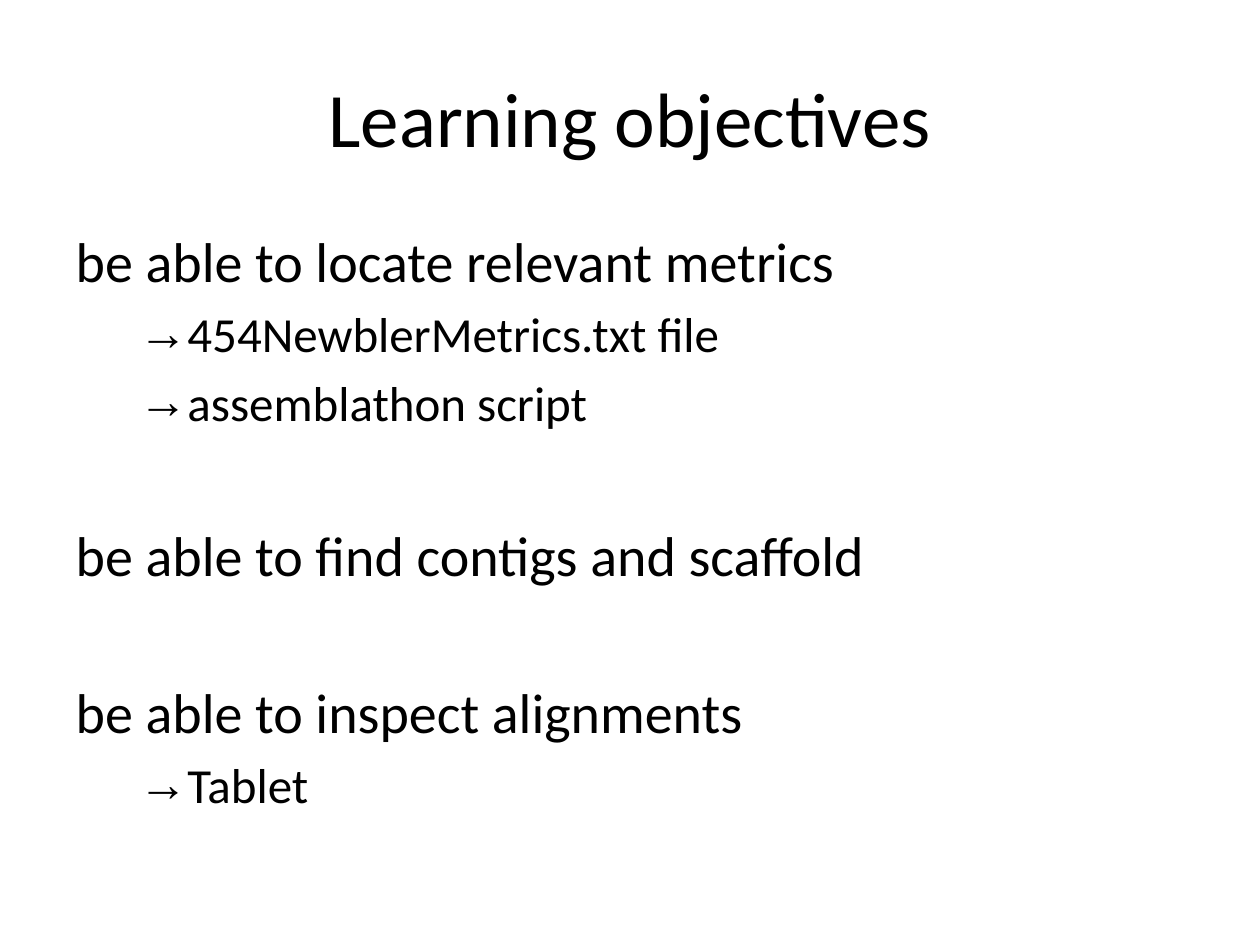
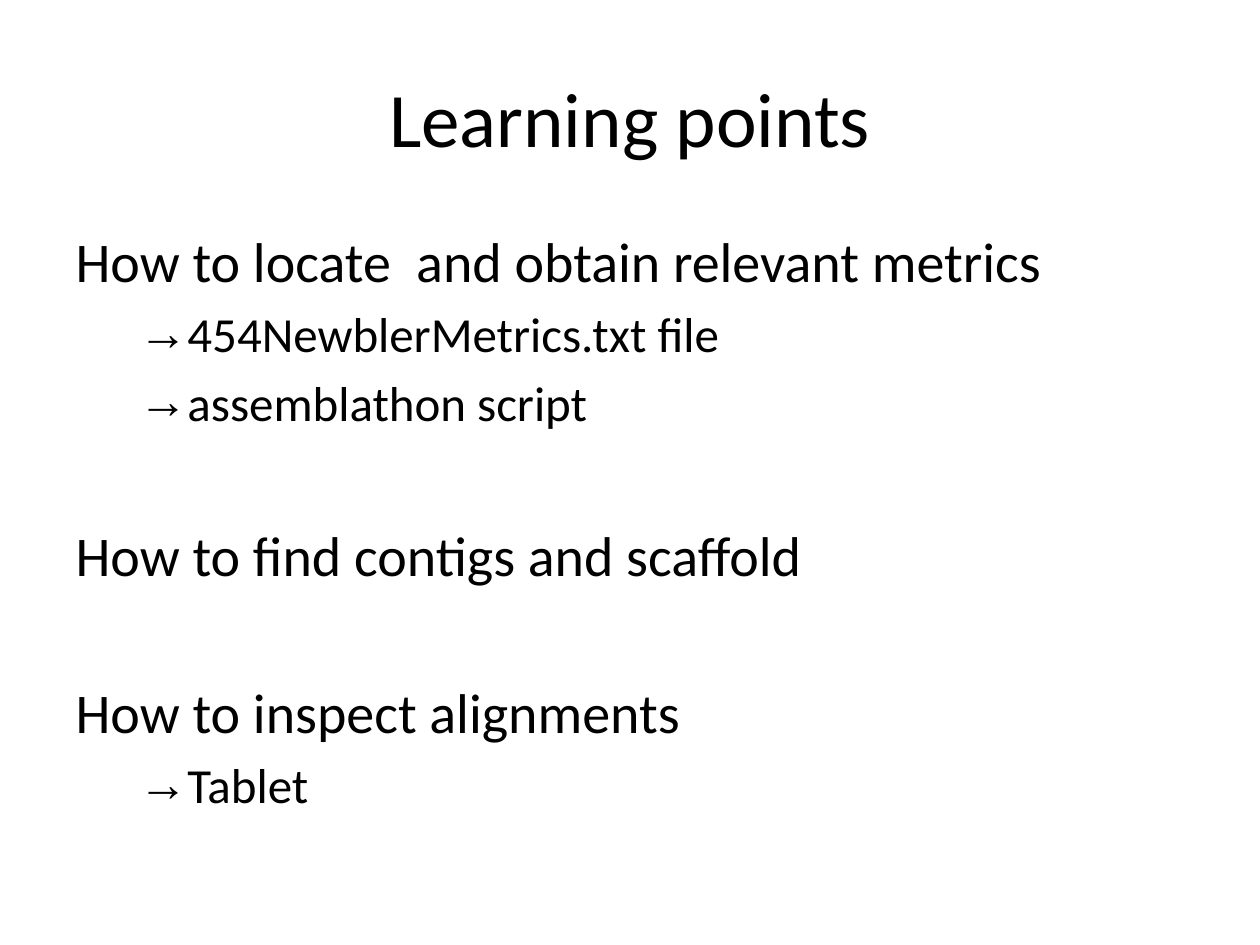
Before and after one commit to lexnederbragt/denovo-assembly-tutorial, a slide deck: slide 2 of presentations/Practical_3_Newbler_output.pptx. Drawn at 1260x945 pixels with LibreOffice and Linux fonts; fonts in the diff are those of the drawing. Boxes give left, top, right and bottom in pixels: in the first picture for what was removed or moved away, otherwise in the second. Text is boxed around its words. In the diff, an @@ line names an element or a change of style, - is before the commit and + after.

```diff
--- a/presentations/Practical_3_Newbler_output.pptx
+++ b/presentations/Practical_3_Newbler_output.pptx
@@ title at [389,94,870,161]: text changed @@
-Learning objectives
+Learning points
@@ text at [76,243,1041,283]: text changed @@
-be able to locate relevant metrics
+How to locate and obtain relevant metrics
@@ text at [76,537,801,743]: text changed @@
-be able to find contigs and scaffold
-be able to inspect alignments
+How to find contigs and scaffold
+How to inspect alignments
```
Also in this commit, not shown: 1 other slide changed, 3 other files.
